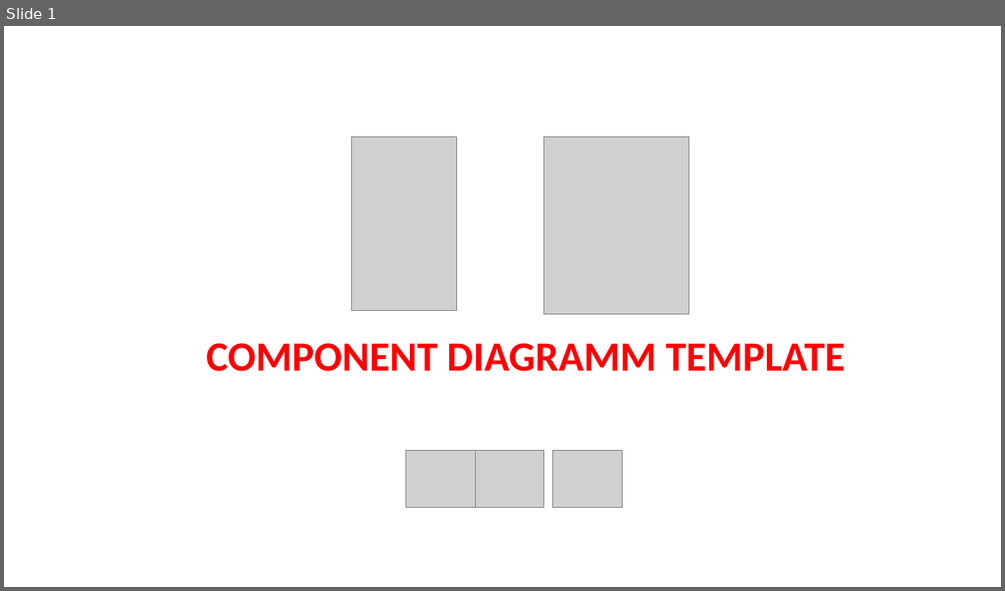
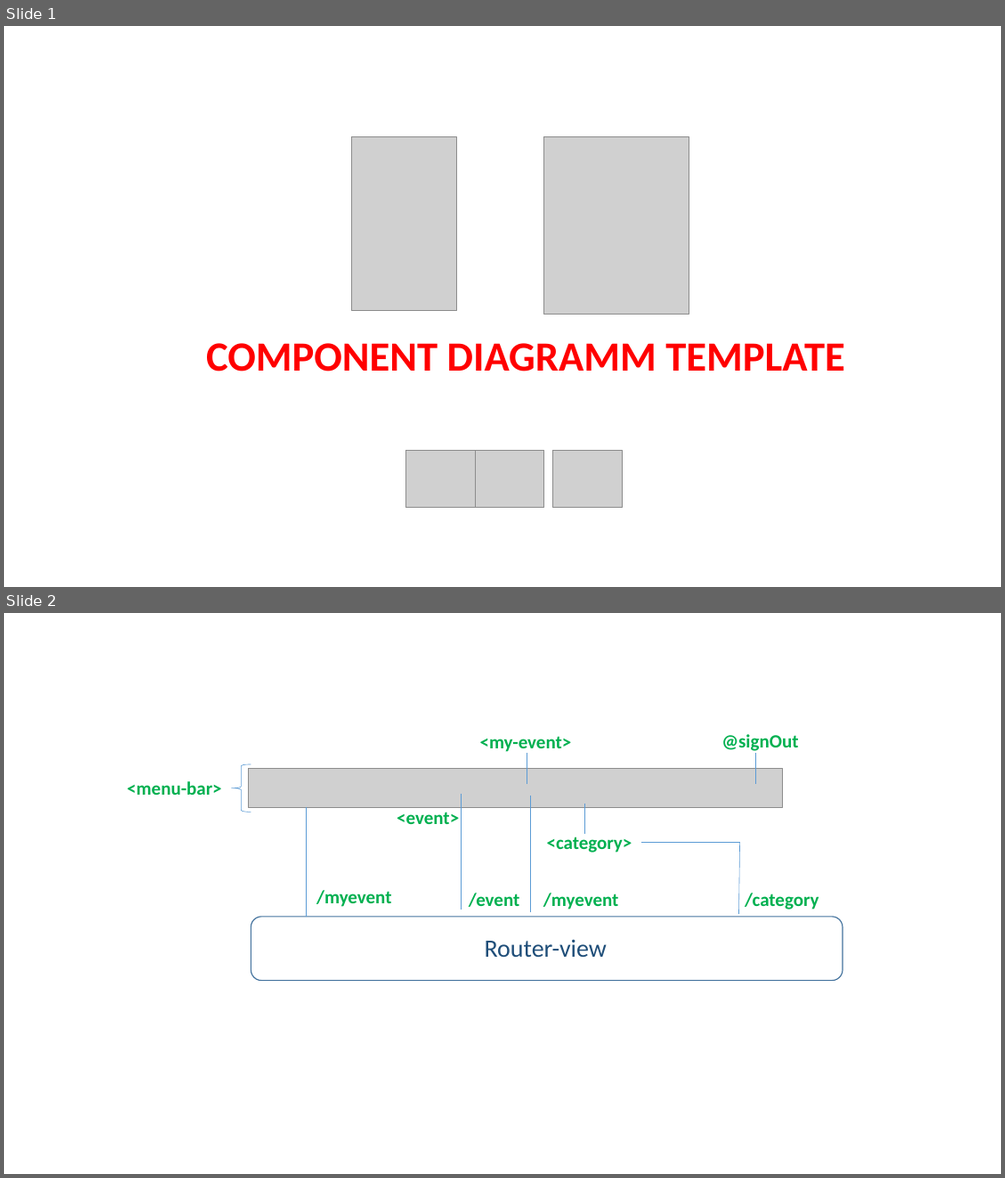
Before and after one commit to pnc-virtual-company/2021-G8-V2-PART1, a slide deck: docs/COMPONENT-DIAGRAM.pptx. Shown one above the other, each under a label of ours: slide 1 before the commit, slides 1 and 2 after it. The pictures are 1005x591 and 1005x1178 pixels, drawn with LibreOffice and Linux fonts; fonts in the diff are those of the drawing; grey boxes stand for pictures. Boxes give left, top, right and bottom in pixels: in the first picture for what was removed or moved away, otherwise in the second. Text is boxed around its words. In the diff, an @@ line names an element or a change of style, - is before the commit and + after.

Commit message:
#15 completed menu component document

```diff
--- a/docs/COMPONENT-DIAGRAM.pptx
+++ b/docs/COMPONENT-DIAGRAM.pptx
@@ slide 2 added at bbox=[4, 613, 1001, 1174], background #FFFFFF @@
@@ text added at bbox=[480, 736, 572, 755], 18 pt, text #00B050, bold @@
+<my-event>
@@ text added at bbox=[721, 734, 798, 754], 18 pt, text #00B050, bold @@
+@signOut
@@ left brace added at bbox=[231, 764, 251, 811], outline #5B9BD5 0.5 pt @@
@@ picture added at bbox=[249, 769, 783, 807] @@
@@ line added from (527, 753) to (527, 784), #5B9BD5 0.5 pt @@
@@ line added from (755, 753) to (755, 784), #5B9BD5 0.5 pt @@
@@ text added at bbox=[127, 781, 222, 795], 18 pt, text #00B050, bold @@
+<menu-bar>
@@ line added from (461, 793) to (461, 910), #5B9BD5 0.5 pt @@
@@ line added from (531, 795) to (531, 912), #5B9BD5 0.5 pt @@
@@ line added from (306, 807) to (306, 916), #5B9BD5 0.5 pt @@
@@ text added at bbox=[396, 811, 459, 824], 18 pt, text #00B050, bold @@
+<event>
@@ line added from (584, 803) to (584, 835), #5B9BD5 0.5 pt @@
@@ text added at bbox=[547, 833, 632, 852], 18 pt, text #00B050, bold @@
+<category>
@@ line added from (641, 842) to (740, 842), #5B9BD5 0.5 pt @@
@@ line added from (740, 842) to (739, 915), #5B9BD5 0.5 pt @@
@@ text added at bbox=[316, 890, 392, 907], 18 pt, text #00B050, bold @@
+/myevent
@@ text added at bbox=[469, 892, 520, 907], 18 pt, text #00B050, bold @@
+/event
@@ text added at bbox=[543, 892, 619, 909], 18 pt, text #00B050, bold @@
+/myevent
@@ text added at bbox=[744, 892, 818, 909], 18 pt, text #00B050, bold @@
+/category
@@ rounded rectangle added at bbox=[251, 916, 842, 981], outline #43739E 1 pt @@
@@ text added at bbox=[485, 939, 607, 957], 24 pt, text #1F4E79 @@
+Router-view
```
Also in this commit, not shown: 1 slide removed, 4 other files.
